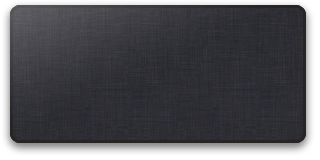
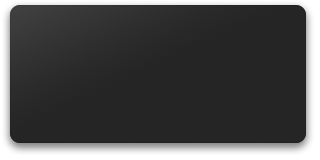
Two versions of the same layered image (320 × 160). Layer-by-layer changes:
"Highlight": opacity 85% → 50%, painted on it over (x1=10, y1=5, x2=306, y2=143)
painted on "Shape 1" over (x1=10, y1=5, x2=306, y2=143)
